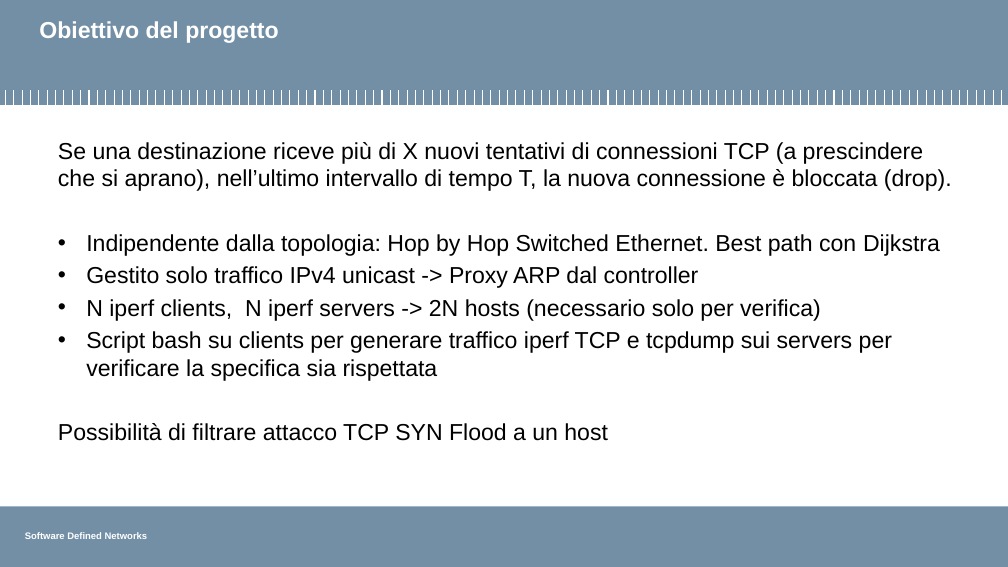
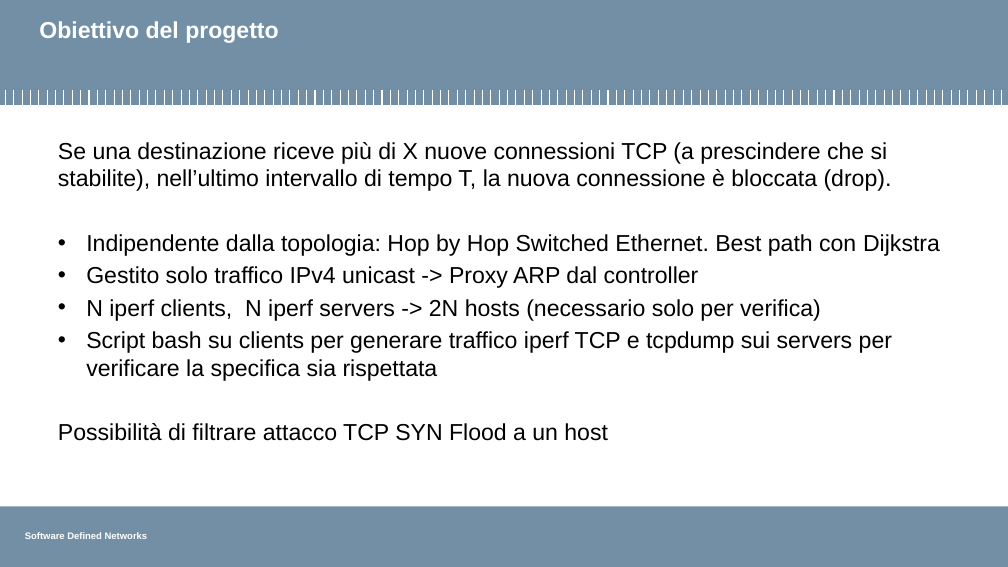
Before and after one commit to pierluigigrossi/progetto-SDN, a slide deck: slide 4 of template_intermedia.pptx. Drawn at 1008x567 pixels with LibreOffice and Linux fonts; fonts in the diff are those of the drawing; background and template pictures are left out. Boxes give left, top, right and bottom in pixels: in the first picture for what was removed or moved away, otherwise in the second. Text is boxed around its words. In the diff, an @@ line names an element or a change of style, - is before the commit and + after.

Commit message:
fix

```diff
--- a/template_intermedia.pptx
+++ b/template_intermedia.pptx
@@ text at <box>58,142,892,191</box>: text changed @@
-Se una destinazione riceve più di X nuovi tentativi di connessioni TCP (a prescindere che si aprano), nell’ultimo intervallo di tempo T, la nuova connessione è bloccata (drop).
+Se una destinazione riceve più di X nuove connessioni TCP (a prescindere che si stabilite), nell’ultimo intervallo di tempo T, la nuova connessione è bloccata (drop).
```
